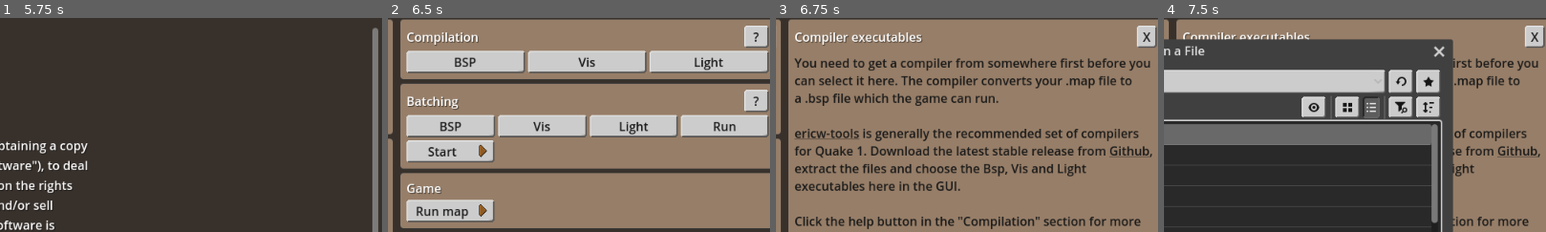
Above: before the commit, frames 1-4 (left to right).
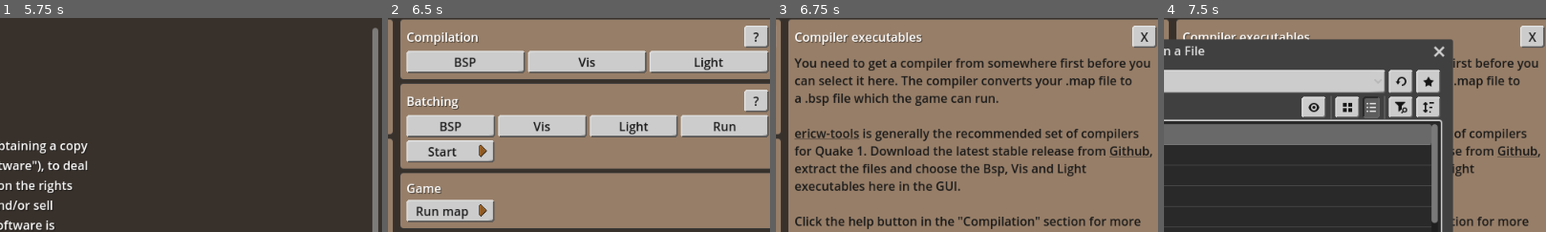
Above: after the commit, the same moments.

Repository: VictorKarp/Quakompiler
Game: Godot game, scene res://scenes/main/main.tscn
Same seed, same stepped clock (60 frames per second), same inputs: the game is played once before the commit and once after it.
Inputs (mouse positions are % of the whole screen's width and height, from its top left):
- Up to frame 1 (5.75 s): click (26, 18) at 0.52 s; type "12" at 0.6 s; click (26, 24) at 0.75 s; type "12" at 0.83 s; click (26, 30) at 0.98 s; type "12" at 1.07 s; click (28, 45) at 1.27 s; type "12" at 1.35 s; click (28, 52) at 1.5 s; type "12" at 1.58 s; click (28, 58) at 1.73 s; type "12" at 1.82 s; click (26, 73) at 2.02 s; type "12" at 2.1 s; click (26, 80) at 2.25 s; type "Alex" at 2.33 s; click (26, 86) at 2.48 s; type "12" at 2.57 s; click "Start" at 2.75 s; click "Start" at 3.5 s; click "Quake" at 4.25 s; click "Licenses" at 5 s
- Up to frame 2 (6.5 s): click "Quake" at 5.75 s
- Up to frame 3 (6.75 s): click "?" at 6.5 s
- Up to frame 4 (7.5 s): click "..." at 7.25 s
The pictures show only the part of the screen within x 49-99%, y 7-57%; the shares and areas given below are measured in that part.

Frames 1-2 are identical in both runs. In frame 3, 0.2% of the frame differs, in the area x 93-98%, y 3-14%; in frame 4, 0.2%.
Error in both runs: Cannot call method 'get_as_text' on a null value. (res://scenes/license/license.gd:15)

Commit message:
Fix help window close button size

Diff:
--- a/scenes/help/help_panel.tscn
+++ b/scenes/help/help_panel.tscn
@@ -34,6 +34,7 @@
 
 [node name="Close" type="Button" parent="MarginContainer/VBoxContainer2/HBoxContainer"]
 unique_name_in_owner = true
+custom_minimum_size = Vector2(32, 0)
 layout_mode = 2
 size_flags_horizontal = 10
 text = "X"
